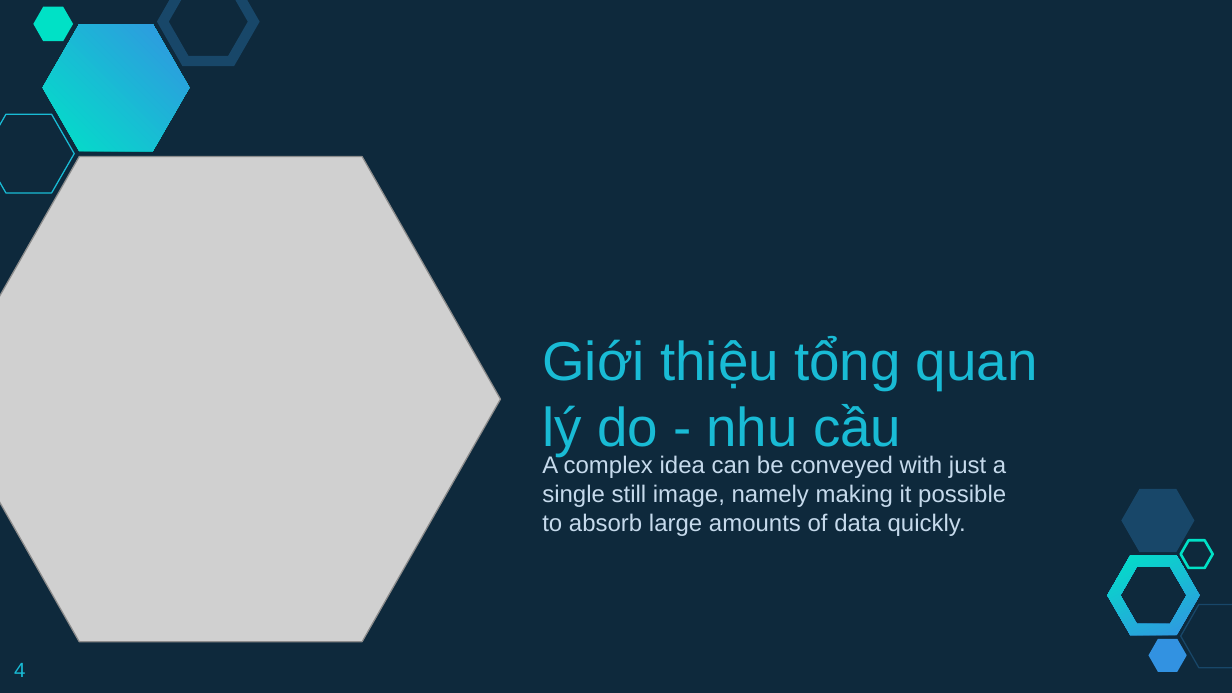
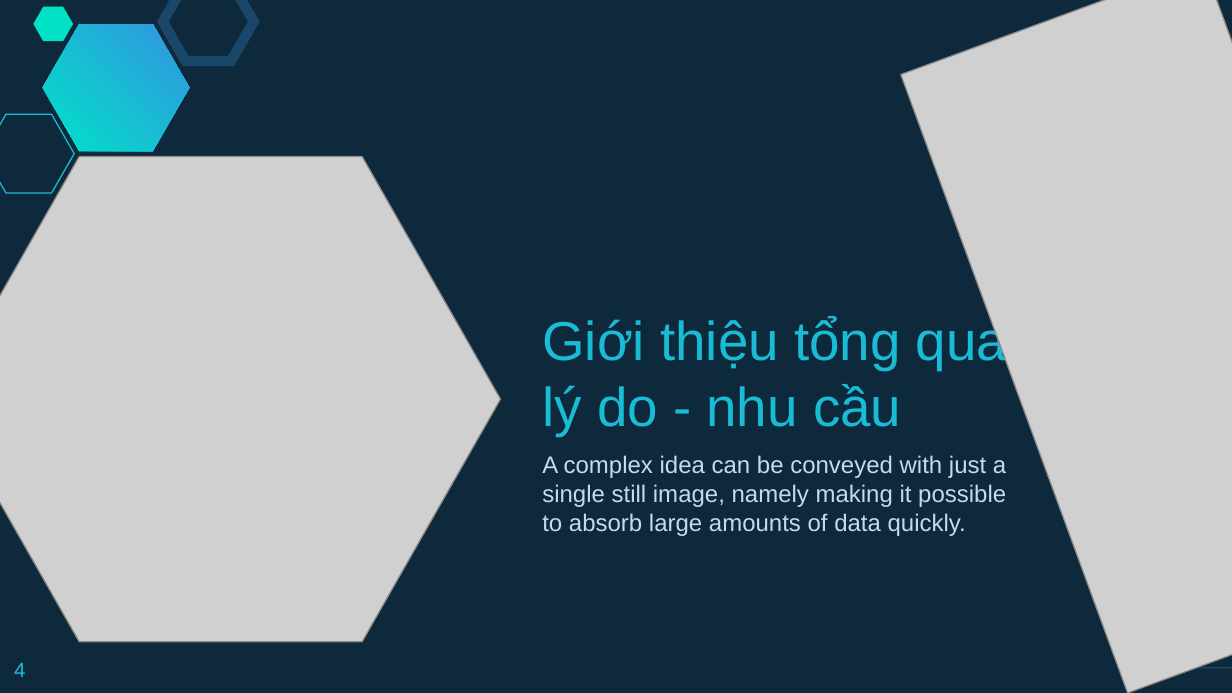
Before and after one commit to kn1171998/QuanLyKhoaHoc, a slide deck: slide 4 of document/DoAnTotNghiep.pptx. Drawn at 1232x693 pixels with LibreOffice and Linux fonts; fonts in the diff are those of the drawing; grey boxes stand for pictures. Boxes give left, top, right and bottom in pixels: in the first picture for what was removed or moved away, otherwise in the second. Text is boxed around its words. In the diff, an @@ line names an element or a change of style, - is before the commit and + after.

Commit message:
5:46 12/08/2020

```diff
--- a/document/DoAnTotNghiep.pptx
+++ b/document/DoAnTotNghiep.pptx
@@ picture added at box(901, 0, 1232, 693) @@
@@ title "Giới thiệu tổng quan lý ...": place and size @@
-title "Giới thiệu tổng quan lý ..." at box(542, 337, 1038, 456)
+title "Giới thiệu tổng quan lý ..." at box(542, 317, 1038, 436)
```
Also in this commit, not shown: 1 other slide changed.
